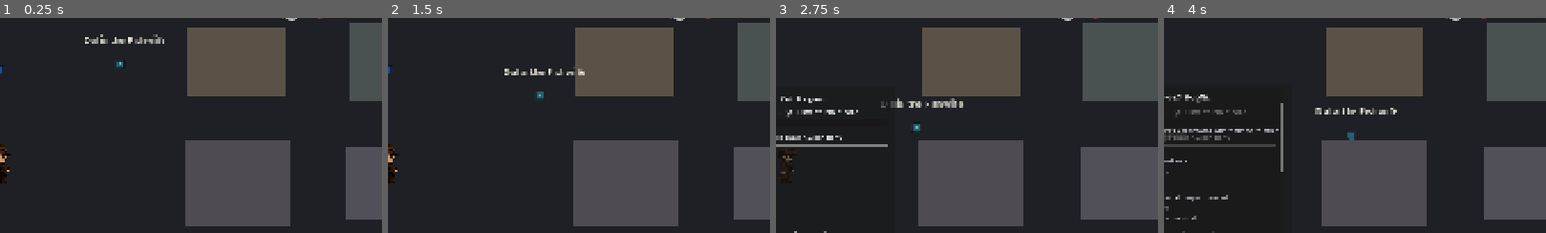
Above: before the commit, frames 1-4 (left to right).
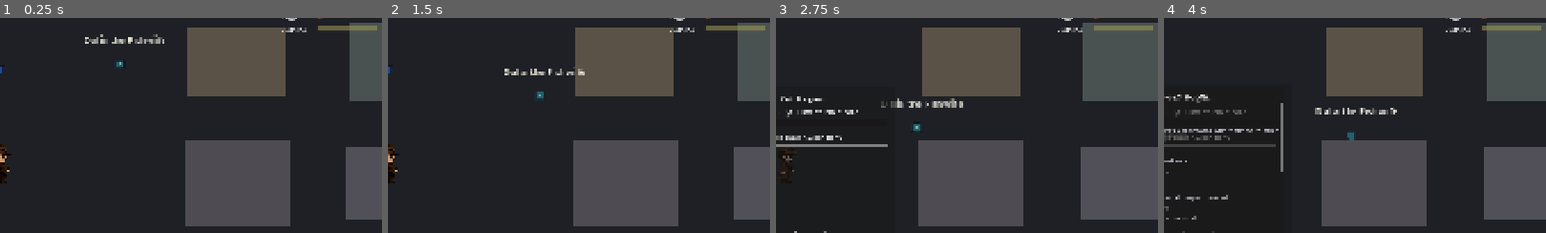
Above: after the commit, the same moments.

Repository: MaEnqiMark/Tingen-Game
Game: Godot game, scene res://scenes/Main.tscn
The game is run twice, just before and just after one commit, with the same random seed, the same clock (stepped at 60 frames per second) and the same inputs. The engine's default icon, where the game draws it, is replaced by a stand-in: a white triangle on a blue panel in a dark square.
Inputs (mouse positions are % of the whole screen's width and height, from its top left):
- Up to frame 1 (0.25 s): no input
- Up to frame 2 (1.5 s): drag from (37, 24) to (67, 24) at 0.52 s; drag from (69, 28) to (39, 28) at 1.27 s
- Up to frame 3 (2.75 s): move the mouse to (60, 28) at 2.02 s; hold D (move_right) from 2.03 s (still down); hold C (toggle_cult) from 2.03 s (still down)
- Up to frame 4 (4 s): release D (move_right) at 2.75 s; release C (toggle_cult) at 2.75 s; drag from (45, 70) to (68, 37) at 2.77 s; tap Enter at 3.5 s; move the mouse to (80, 65) at 3.52 s; hold A (move_left) from 3.53 s (still down); hold R (toggle_rituals) from 3.53 s (still down)
The pictures show only the part of the screen within x 50-100%, y 12-62%; the shares and areas given below are measured in that part.

The runs differ from the first frame. In frame 1, 0.4% of the frame differs, in the area x 73-99%, y 3-7%; in frame 2, 0.4%; in frame 3, 0.4%; in frame 4, 0.4%.

Commit message:
feat: double-tap-W sprint with a stamina pool
Player: double-tapping up (W) within double_tap_window engages a sprint at sprint_multiplier (1.8x) speed that drains a stamina pool (stamina_drain/s); stamina regenerates while not sprinting (stamina_regen/s, somewhat fast). The sprint disarms when movement stops or the pool empties, and an exhausted pool must recover past sprint_recharge_threshold before re-engaging (no stutter-sprinting). All rates are @export-tunable. Stamina also regenerates while a dialogue holds the player still.

HUD: add a Stamina meter beside Stability/Corruption/Panic; HUD._process polls the (transient) player each frame so it keeps working across scene swaps.

Tests: _test_player_stamina drives the pure step_stamina (drain/regen/clamp) and the exhaustion latch; suite 542 -> 550 passed, 0 failed, boot clean.

Co-Authored-By: Claude Opus 4.7 <noreply@anthropic.com>

Diff:
--- a/tingen/src/HUD.gd
+++ b/tingen/src/HUD.gd
@@ -8,6 +8,7 @@
 @onready var _stability: ProgressBar = $Meters/Stability/Bar
 @onready var _corruption: ProgressBar = $Meters/Corruption/Bar
 @onready var _panic: ProgressBar = $Meters/Panic/Bar
+@onready var _stamina: ProgressBar = $Meters/Stamina/Bar
 @onready var _thought_panel: Panel = $ThoughtPanel
 @onready var _thought: Label = $ThoughtPanel/Margin/Text
 @onready var _thought_timer: Timer = $ThoughtTimer
@@ -33,6 +34,19 @@
 	_stability.value = WorldState.stability()
 	_corruption.value = WorldState.corruption
 	_panic.value = WorldState.panic
+
+func _process(_delta: float) -> void:
+	# Stamina lives on the (transient) player, so poll it each frame rather than holding
+	# a connection a scene swap would break. Quiet no-op while no player is in the world.
+	var players := get_tree().get_nodes_in_group("player")
+	if players.is_empty():
+		return
+	var p: Node = players[0]
+	var s: Variant = p.get("stamina")
+	if s == null:
+		return
+	_stamina.max_value = float(p.get("max_stamina"))
+	_stamina.value = float(s)
 
 func _on_lead_changed(text: String) -> void:
 	_lead.text = "Lead: " + text
--- a/tingen/src/Player.gd
+++ b/tingen/src/Player.gd
@@ -2,8 +2,22 @@
 ## Top-down protagonist. 8-direction movement; the child Camera2D follows
 ## automatically. Movement is frozen while a dialogue is open. The sprite swaps
 ## among four directional textures (down/left/right/up) to face the way it moves.
+## Double-tapping "up" (W) engages a sprint (faster movement) that drains a stamina
+## pool; stamina regenerates while not sprinting, and once drained to empty must
+## recover past sprint_recharge_threshold before sprint can re-engage.
 
 @export var speed: float = 120.0
+@export var sprint_multiplier: float = 1.8
+## Stamina pool (0..max_stamina). Sprinting drains it; it regenerates otherwise.
+@export var max_stamina: float = 100.0
+@export var stamina_drain: float = 30.0          # per second while sprinting
+@export var stamina_regen: float = 45.0          # per second while not sprinting
+## After draining to empty, stamina must recover to this before sprint re-engages.
+@export var sprint_recharge_threshold: float = 20.0
+## Max seconds between two "up" taps to engage a sprint.
+@export var double_tap_window: float = 0.28
+
+var stamina: float = max_stamina
 
 const _TEX := {
 	"down": preload("res://assets/characters/klein_down.png"),
@@ -14,18 +28,51 @@
 
 @onready var _sprite: Sprite2D = $Sprite2D
 var _facing: String = "down"
+var _last_up_tap: float = -1000.0
+var _sprinting: bool = false
+var _exhausted: bool = false
 
 func _ready() -> void:
+	stamina = max_stamina
 	_sprite.texture = _TEX[_facing]
 
-func _physics_process(_delta: float) -> void:
+func _physics_process(delta: float) -> void:
 	if DialogueManager.active:
 		velocity = Vector2.ZERO
+		step_stamina(delta, false)  # recover while a conversation holds you still
 		return
+	# Double-tap "up" (W) within the window engages sprint, unless exhausted.
+	if Input.is_action_just_pressed("move_up"):
+		var now := Time.get_ticks_msec() / 1000.0
+		if now - _last_up_tap <= double_tap_window and not _exhausted:
+			_sprinting = true
+		_last_up_tap = now
 	var direction := Input.get_vector("move_left", "move_right", "move_up", "move_down")
-	velocity = direction * speed
+	var sprinting := _resolve_sprint(direction)
+	step_stamina(delta, sprinting)
+	velocity = direction * (speed * sprint_multiplier if sprinting else speed)
 	move_and_slide()
 	_face(direction)
+
+## Sprint holds only while armed, actually moving, and not exhausted. Hitting empty sets
+## the exhausted latch (cleared once stamina recovers past sprint_recharge_threshold), so a
+## drained player cannot stutter-sprint. Returns whether this frame is a sprint.
+func _resolve_sprint(direction: Vector2) -> bool:
+	if stamina <= 0.0:
+		_exhausted = true
+	elif stamina >= sprint_recharge_threshold:
+		_exhausted = false
+	if _sprinting and (direction == Vector2.ZERO or _exhausted):
+		_sprinting = false
+	return _sprinting
+
+## Advance stamina one frame: drain while sprinting, regenerate otherwise; clamp to
+## [0, max_stamina]. Pure (no Input/tree) so it is unit-testable headless.
+func step_stamina(delta: float, sprinting: bool) -> void:
+	if sprinting:
+		stamina = maxf(0.0, stamina - stamina_drain * delta)
+	else:
+		stamina = minf(max_stamina, stamina + stamina_regen * delta)
 
 ## Pick the directional texture from the dominant movement axis; keep the last
 ## facing while idle so the player stays oriented where they stopped.
--- a/tingen/tests/run_tests.gd
+++ b/tingen/tests/run_tests.gd
@@ -99,6 +99,7 @@
 	await _test_district_map_panel()
 	await _test_toasts()
 	await _test_player_position_sync()
+	await _test_player_stamina()
 
 	print("\n=== %d passed, %d failed, %d skipped ===" % [_passed, _failed, _skipped])
 	quit(1 if _failed > 0 else 0)
@@ -2105,6 +2106,36 @@
 	await process_frame
 	ART.player_position = saved
 
+func _test_player_stamina() -> void:
+	print("[player stamina]")
+	var p = load("res://scenes/Player.tscn").instantiate()
+	root.add_child(p)
+	await process_frame
+	_ok(is_equal_approx(p.stamina, p.max_stamina), "starts at full stamina")
+	# Sprinting drains; not-sprinting regenerates; both clamp to [0, max].
+	p.step_stamina(1.0, true)
+	_ok(is_equal_approx(p.stamina, p.max_stamina - p.stamina_drain),
+		"sprinting drains one second of stamina")
+	p.stamina = 5.0
+	p.step_stamina(1.0, true)
+	_ok(p.stamina == 0.0, "stamina clamps at 0 (never negative)")
+	p.stamina = 0.0
+	p.step_stamina(1.0, false)
+	_ok(is_equal_approx(p.stamina, p.stamina_regen), "regenerates one second while not sprinting")
+	p.stamina = p.max_stamina - 1.0
+	p.step_stamina(1.0, false)
+	_ok(p.stamina == p.max_stamina, "stamina clamps at max")
+	# Exhaustion latch: empty disarms an active sprint and blocks re-engage until recovered.
+	p.stamina = 0.0
+	p._sprinting = true
+	_ok(p._resolve_sprint(Vector2.RIGHT) == false, "empty stamina disarms an active sprint")
+	_ok(p._exhausted, "draining to empty sets the exhausted latch")
+	p.stamina = p.sprint_recharge_threshold
+	p._resolve_sprint(Vector2.RIGHT)
+	_ok(not p._exhausted, "exhaustion clears once stamina recovers to the threshold")
+	p.queue_free()
+	await process_frame
+
 func _test_map_texture_imported() -> void:
 	print("[map texture]")
 	var tex: Variant = load("res://assets/maps/tingen_map.png")
--- a/tingen/ui/HUD.tscn
+++ b/tingen/ui/HUD.tscn
@@ -91,6 +91,21 @@
 value = 5.0
 show_percentage = false
 
+[node name="Stamina" type="HBoxContainer" parent="Meters"]
+theme_override_constants/separation = 8
+
+[node name="Label" type="Label" parent="Meters/Stamina"]
+custom_minimum_size = Vector2(84, 0)
+text = "Stamina"
+
+[node name="Bar" type="ProgressBar" parent="Meters/Stamina"]
+custom_minimum_size = Vector2(150, 14)
+modulate = Color(0.85, 0.8, 0.45, 1)
+size_flags_horizontal = 3
+max_value = 100.0
+value = 100.0
+show_percentage = false
+
 [node name="ThoughtPanel" type="Panel" parent="."]
 anchor_top = 1.0
 anchor_right = 1.0
